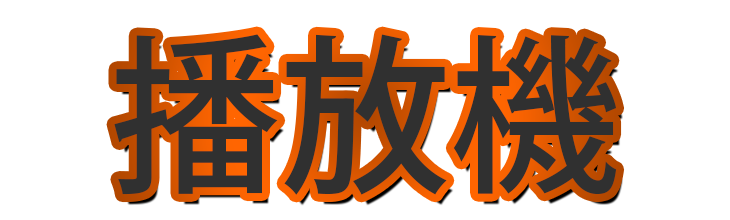
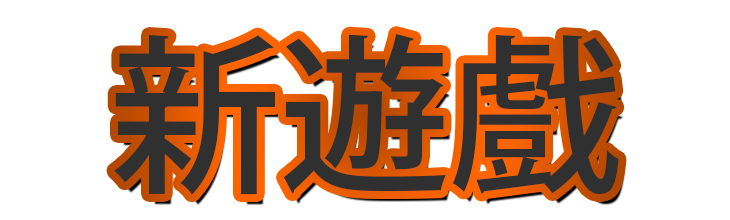
Two versions of the same layered image (730 × 220). Layer-by-layer changes:
renamed "exit copy" to "player", hid the group it (1 layers) over [114, 34, 617, 195]
added group "new_game" with 1 layers above "start" over [114, 34, 619, 195]
added layer "新遊戲" in group "new_game" over [114, 34, 619, 195]
